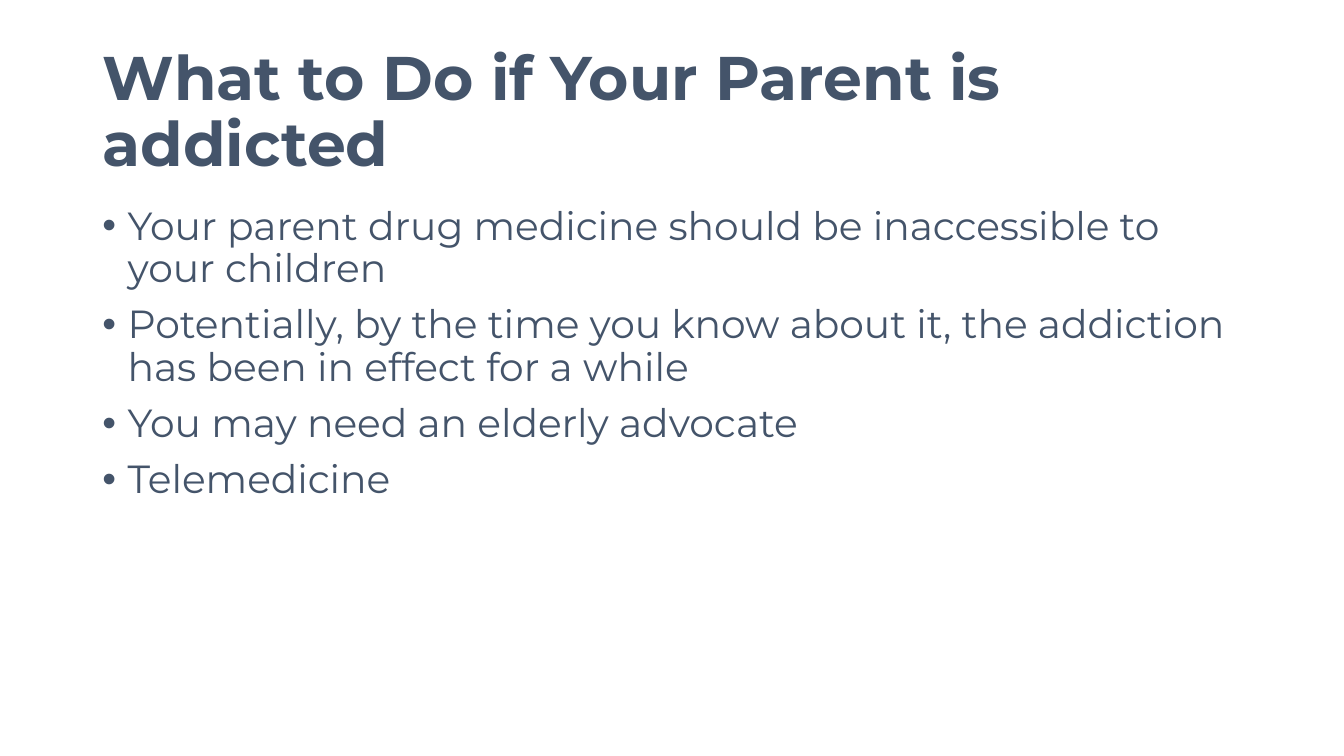
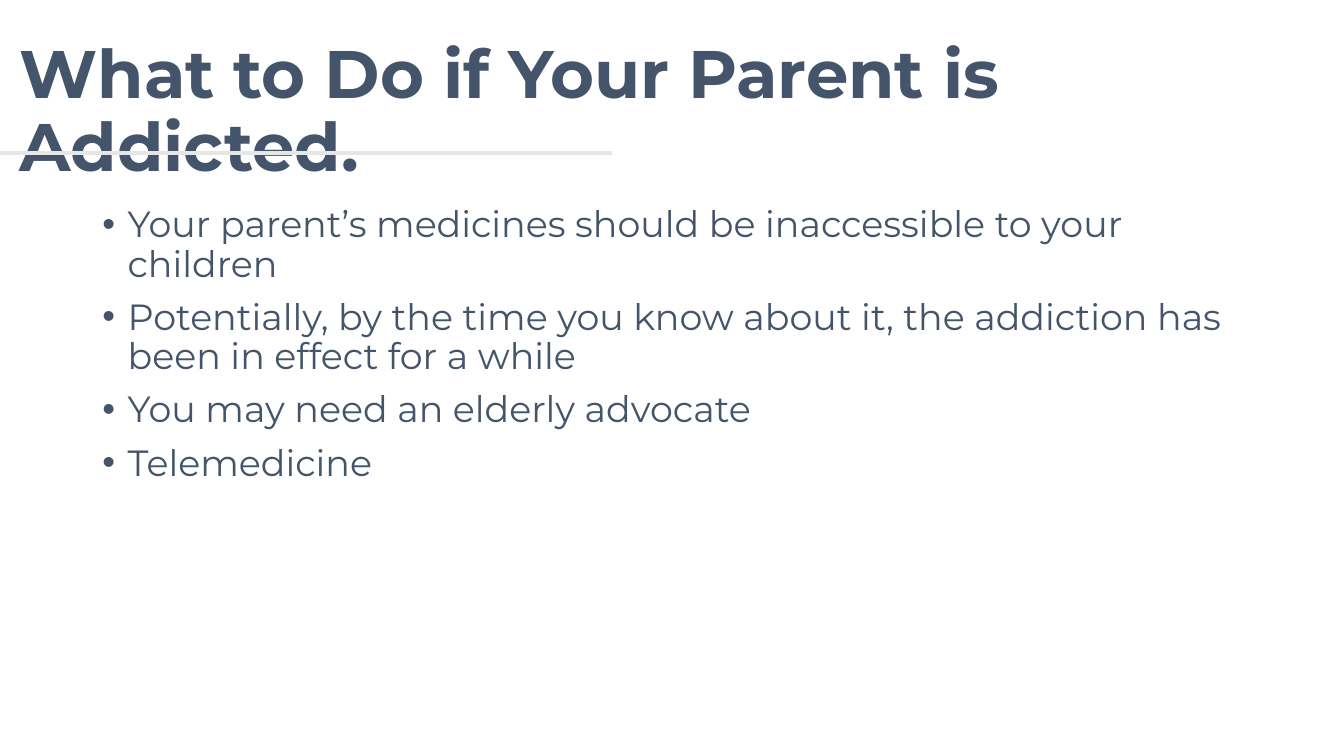
Before and after one commit to avifarah/Know-the-signs-when-and-how-talk-about-drugs, a slide deck: slide 12 of Know the Signs_When and How to Talk about Drugs.pptx. Drawn at 1344x756 pixels with LibreOffice and Linux fonts; fonts in the diff are those of the drawing. Boxes give left, top, right and bottom in pixels: in the first picture for what was removed or moved away, otherwise in the second. Text is boxed around its words. In the diff, an @@ line names an element or a change of style, - is before the commit and + after.

```diff
--- a/Know the Signs_When and How to Talk about Drugs.pptx
+++ b/Know the Signs_When and How to Talk about Drugs.pptx
@@ title at (20, 45, 999, 172): text changed; size 44 to 48 pt @@
-What to Do if Your Parent is addicted
+What to Do if Your Parent is Addicted.
@@ line added from (0, 152) to (612, 152), #E7E6E6 3 pt @@
@@ text at (128, 210, 1122, 277): text changed; size 28 to 26 pt @@
-• Your parent drug medicine should be inaccessible to your children
+• Your parent’s medicines should be inaccessible to your children
@@ text at (128, 303, 1221, 476): size 28 to 26 pt in "Potentially, by the time you know about ...", "You may need an elderly advocate", "Telemedicine" @@
```
Also in this commit, not shown: 14 other slides changed.
